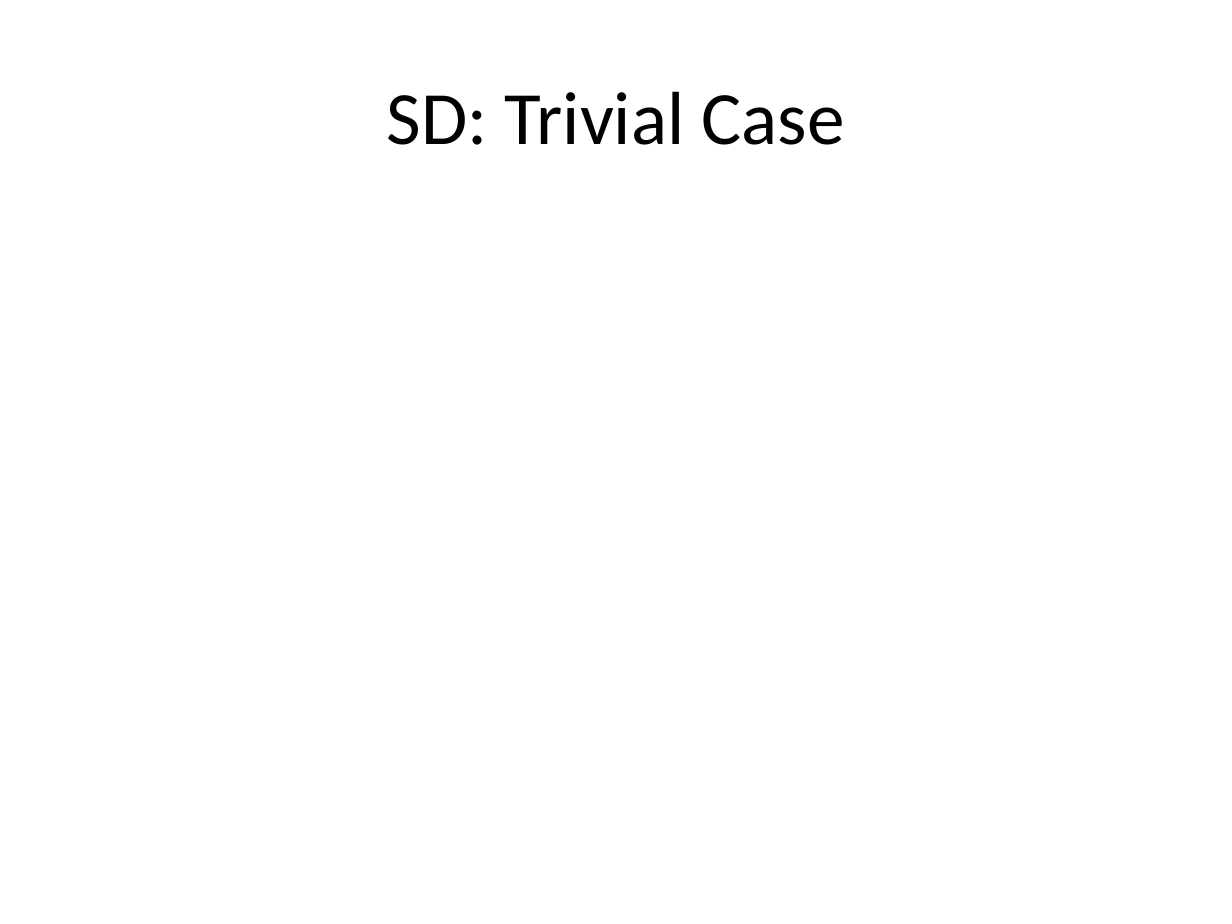
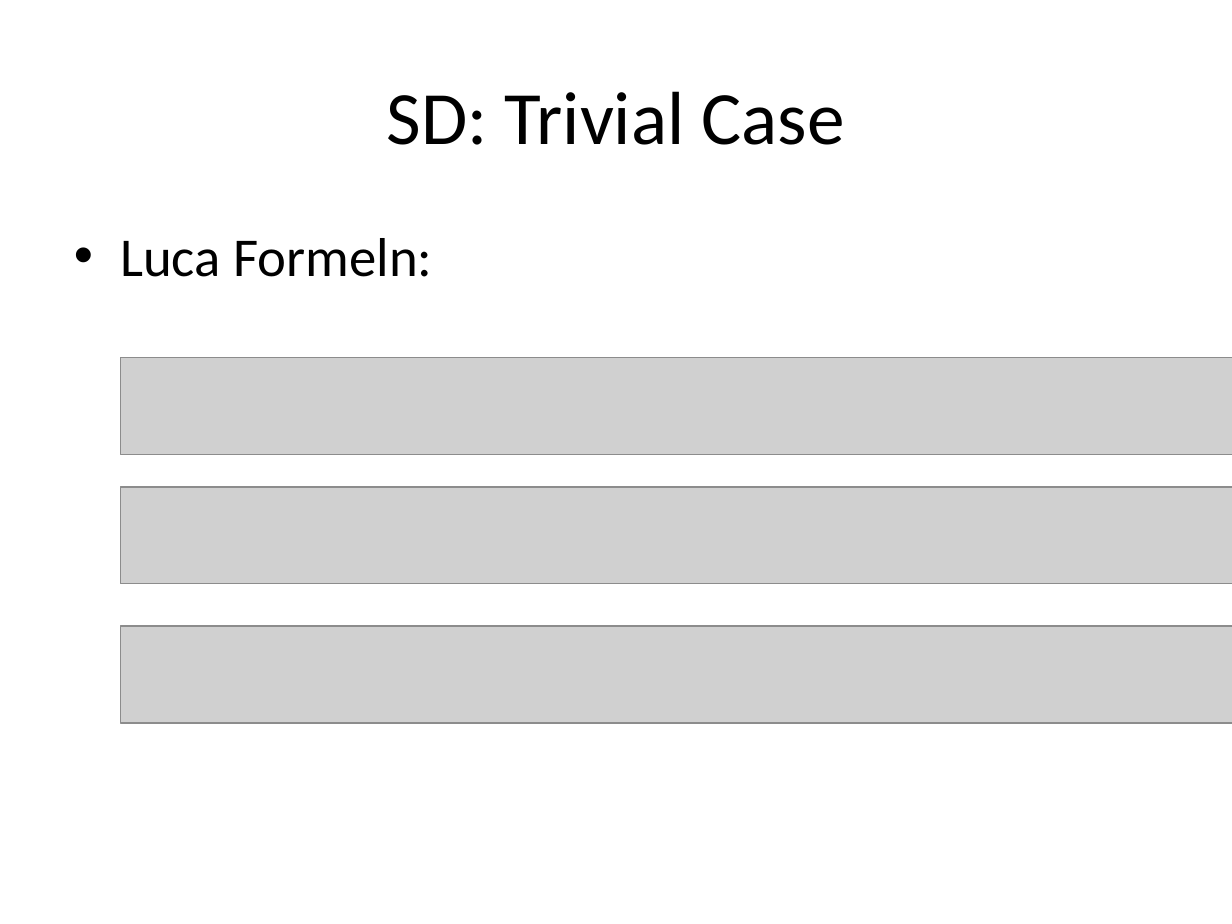
Before and after one commit to jonaspu/fish-swarms, a slide deck: slide 16 of presentation/recovered.pptx. Drawn at 1232x924 pixels with LibreOffice and Linux fonts; fonts in the diff are those of the drawing; grey boxes stand for pictures. Boxes give left, top, right and bottom in pixels: in the first picture for what was removed or moved away, otherwise in the second. Text is boxed around its words. In the diff, an @@ line names an element or a change of style, - is before the commit and + after.

```diff
--- a/presentation/recovered.pptx
+++ b/presentation/recovered.pptx
@@ text added at <box>120,238,432,277</box>, 32 pt, text #000000 @@
+• Luca Formeln:
@@ picture added at <box>121,357,1232,455</box> @@
@@ picture added at <box>121,487,1232,584</box> @@
@@ picture added at <box>121,626,1232,723</box> @@
```
Also in this commit, not shown: 11 other slides changed.
